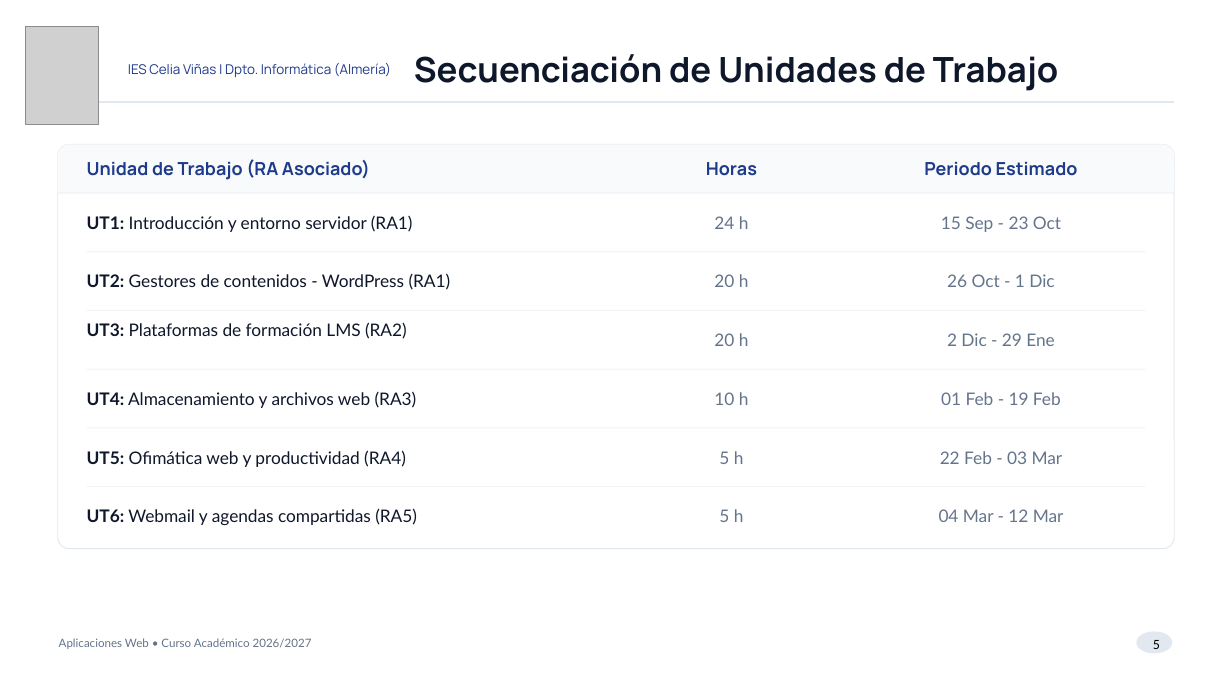
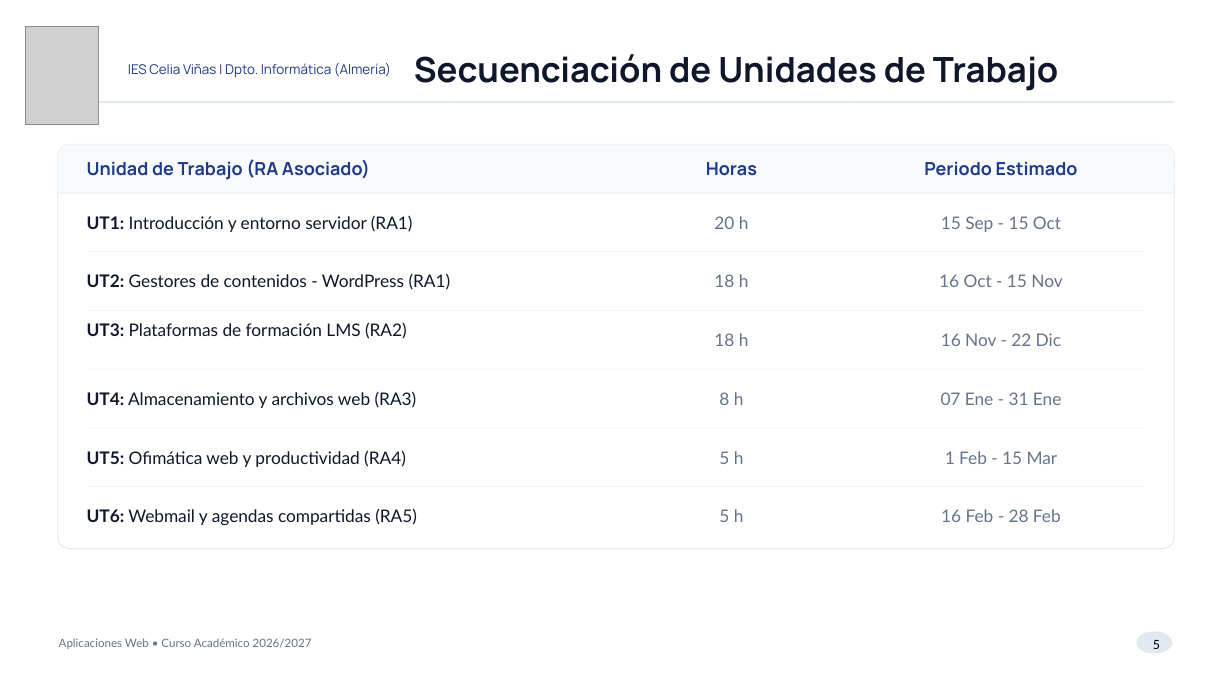
Before and after one commit to juansimonsanchez/html, a slide deck: slide 5 of apl/APL_Presentacion_26_27.pptx. Drawn at 1232x693 pixels with LibreOffice and Linux fonts; fonts in the diff are those of the drawing; grey boxes stand for pictures; background and template pictures are left out. Boxes give left, top, right and bottom in pixels: in the first picture for what was removed or moved away, otherwise in the second. Text is boxed around its words. In the diff, an @@ line names an element or a change of style, - is before the commit and + after.

```diff
--- a/apl/APL_Presentacion_26_27.pptx
+++ b/apl/APL_Presentacion_26_27.pptx
@@ text at (714,216,749,229): text changed @@
-24 h
+20 h
@@ text at (941,216,1061,232): text changed @@
-15 Sep - 23 Oct
+15 Sep - 15 Oct
@@ text at (714,274,749,287): text changed @@
-20 h
+18 h
@@ text at (939,274,1062,287): text changed @@
-26 Oct - 1 Dic
+16 Oct - 15 Nov
@@ text at (714,333,749,346): text changed @@
-20 h
+18 h
@@ text at (941,333,1061,346): text changed @@
-2 Dic - 29 Ene
+16 Nov - 22 Dic
@@ text at (719,392,744,405): text changed @@
-10 h
+8 h
@@ text at (941,392,1061,405): text changed @@
-01 Feb - 19 Feb
+07 Ene - 31 Ene
@@ text at (945,451,1058,464): text changed @@
-22 Feb - 03 Mar
+1 Feb - 15 Mar
@@ text at (941,509,1061,522): text changed @@
-04 Mar - 12 Mar
+16 Feb - 28 Feb
```
Also in this commit, not shown: 2 other slides changed, 11 other files.
